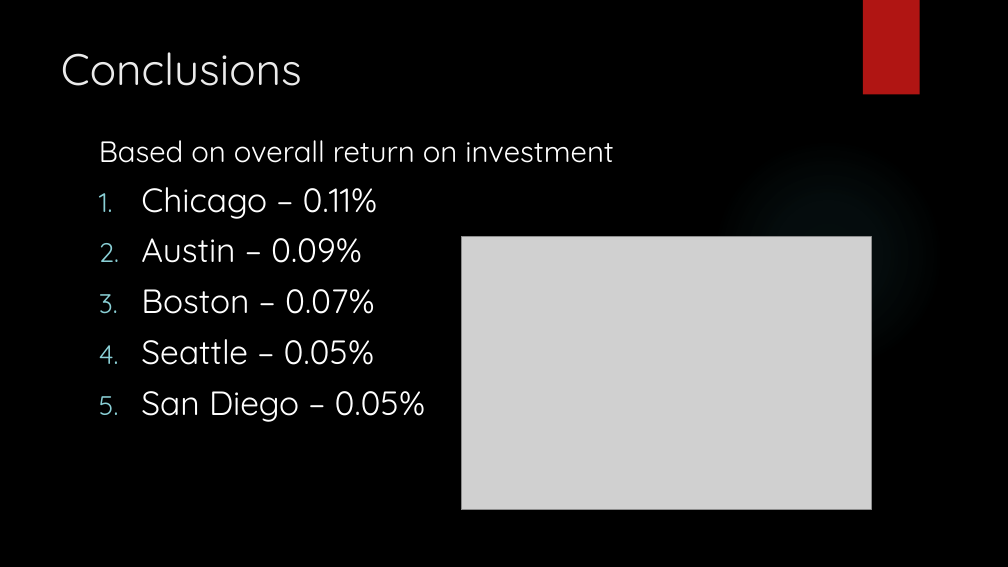
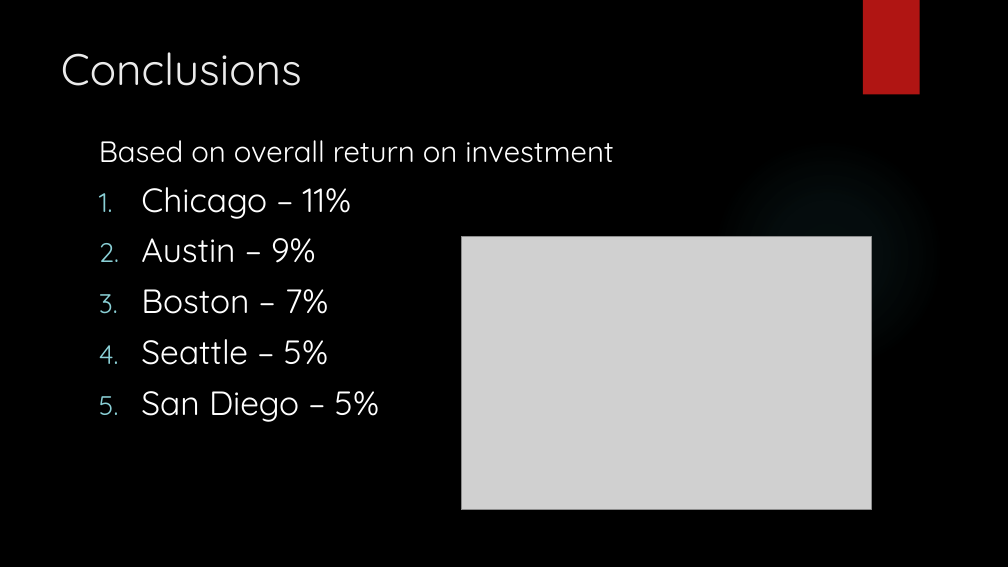
Before and after one commit to chinosamg/Cinco, a slide deck: slide 14 of Team Cinco.pptx. Drawn at 1008x567 pixels with LibreOffice and Linux fonts; fonts in the diff are those of the drawing; grey boxes stand for pictures; background and template pictures are left out. Boxes give left, top, right and bottom in pixels: in the first picture for what was removed or moved away, otherwise in the second. Text is boxed around its words. In the diff, an @@ line names an element or a change of style, - is before the commit and + after.

```diff
--- a/Team Cinco.pptx
+++ b/Team Cinco.pptx
@@ text at box(99, 187, 380, 422): text changed @@
-1. Chicago – 0.11%
-2. Austin – 0.09%
-3. Boston – 0.07%
-4. Seattle – 0.05%
-5. San Diego – 0.05%
+1. Chicago – 11%
+2. Austin – 9%
+3. Boston – 7%
+4. Seattle – 5%
+5. San Diego – 5%
```
